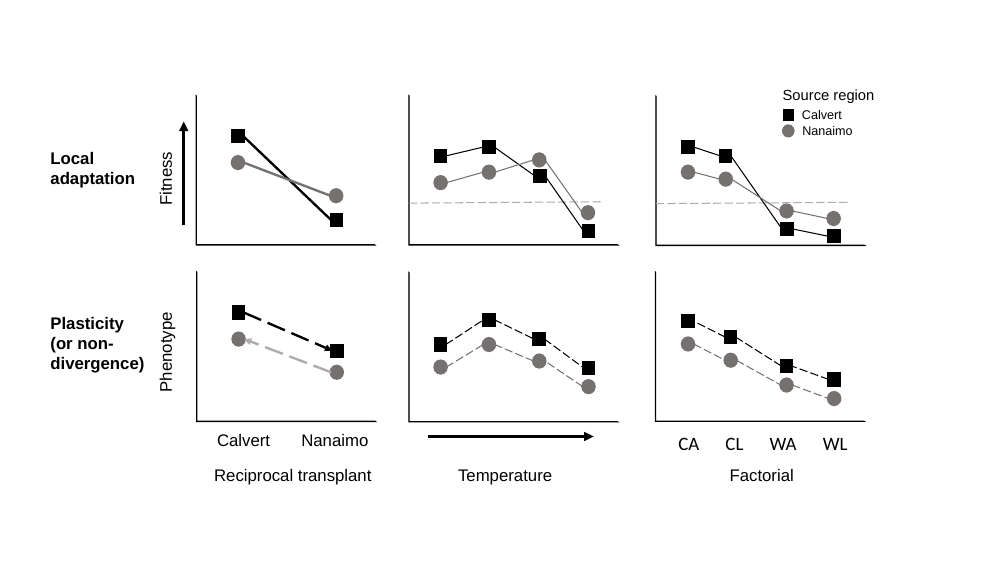
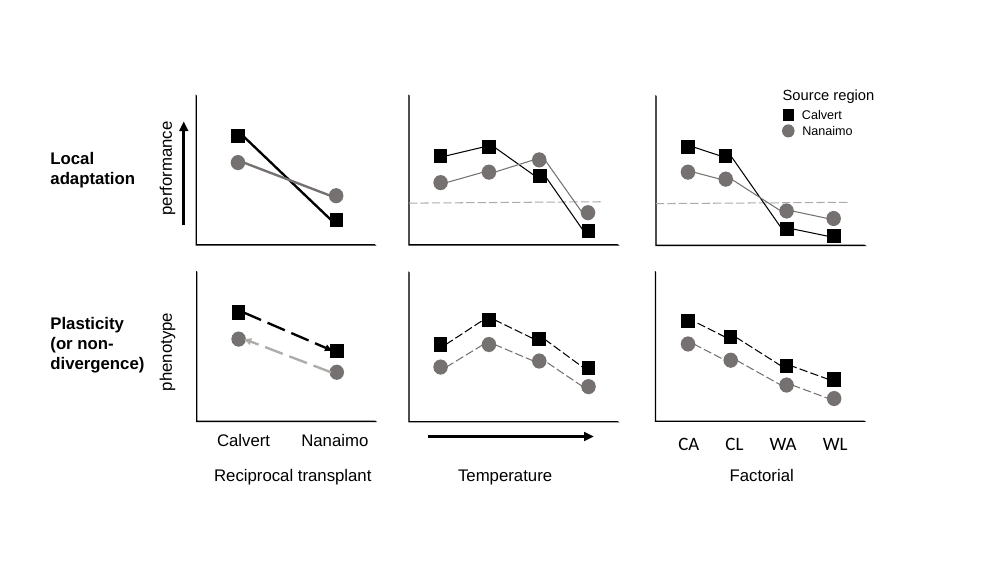
Before and after one commit to fbeaty/FBeaty-nucella, a slide deck: slide 2 of plots/Figures.pptx. Drawn at 1008x567 pixels with LibreOffice and Linux fonts; fonts in the diff are those of the drawing. Boxes give left, top, right and bottom in pixels: in the first picture for what was removed or moved away, otherwise in the second. Text is boxed around its words. In the diff, an @@ line names an element or a change of style, - is before the commit and + after.

```diff
--- a/plots/Figures.pptx
+++ b/plots/Figures.pptx
@@ text at (157, 131, 176, 213): text changed @@
-Fitness
+performance
@@ text at (157, 320, 176, 389): text changed @@
-Phenotype
+phenotype
```
Also in this commit, not shown: 16 other files.
